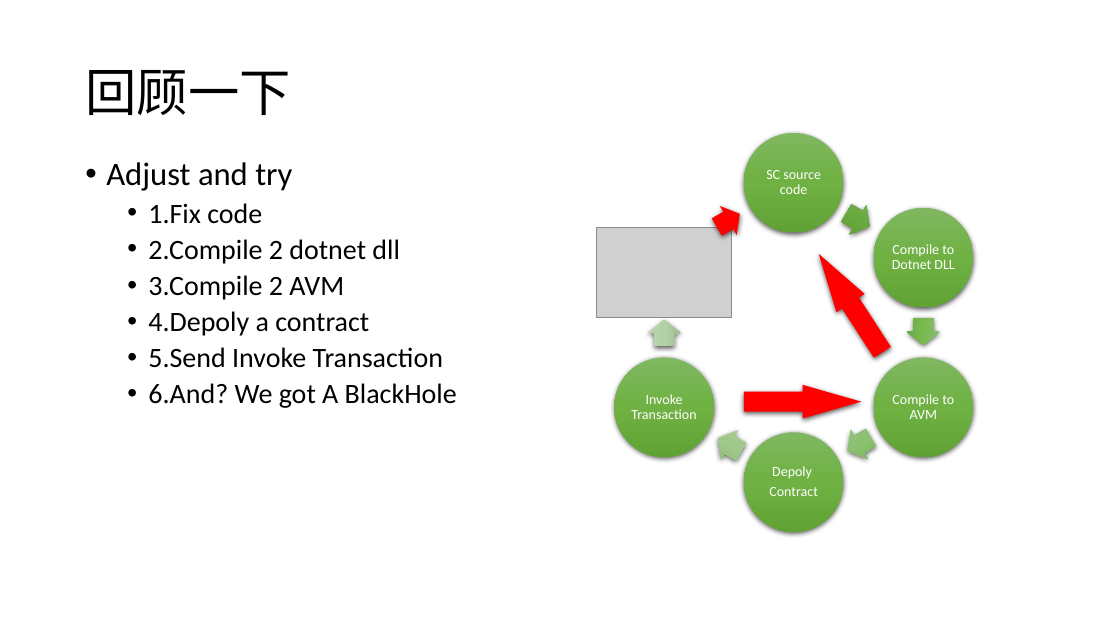
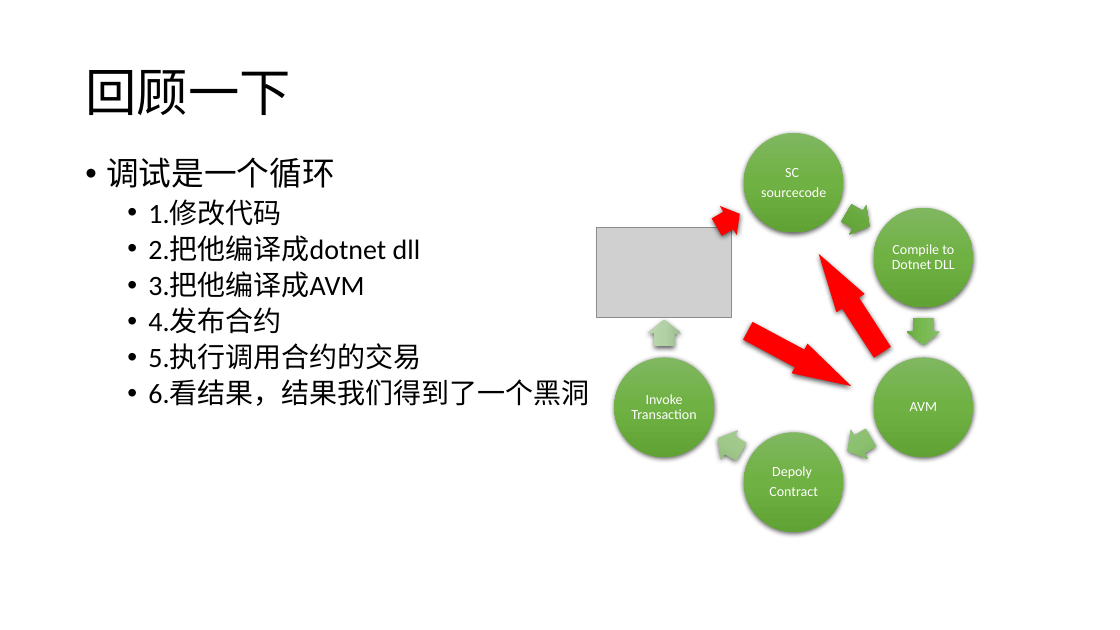
Before and after one commit to NewEconoLab/speech, a slide deck: slide 6 of lights/how to debug smartcontract(NEO).pptx. Drawn at 1120x630 pixels with LibreOffice and Linux fonts; fonts in the diff are those of the drawing; grey boxes stand for pictures. Boxes give left, top, right and bottom in pixels: in the first picture for what was removed or moved away, otherwise in the second. Text is boxed around its words. In the diff, an @@ line names an element or a change of style, - is before the commit and + after.

Commit message:
f2

```diff
--- a/lights/how to debug smartcontract(NEO).pptx
+++ b/lights/how to debug smartcontract(NEO).pptx
@@ text at bbox=[106, 157, 589, 406]: text changed @@
-• Adjust and try
-  • 1.Fix code
-  • 2.Compile 2 dotnet dll
-  • 3.Compile 2 AVM
-  • 4.Depoly a contract
-  • 5.Send Invoke Transaction
-  • 6.And? We got A BlackHole
+• 调试是一个循环
+  • 1.修改代码
+  • 2.把他编译成dotnet dll
+  • 3.把他编译成AVM
+  • 4.发布合约
+  • 5.执行调用合约的交易
+  • 6.看结果，结果我们得到了一个黑洞
@@ text in freeform shape at bbox=[761, 168, 826, 197]: text changed @@
-SC source code
+SC
+sourcecode
@@ freeform shape at bbox=[740, 316, 860, 401]: rotation 0 to 28 degrees; outline redrawn @@
@@ text in freeform shape at bbox=[910, 402, 937, 411]: text changed @@
-Compile to AVM
+AVM
```
Also in this commit, not shown: 1 other slide changed.
